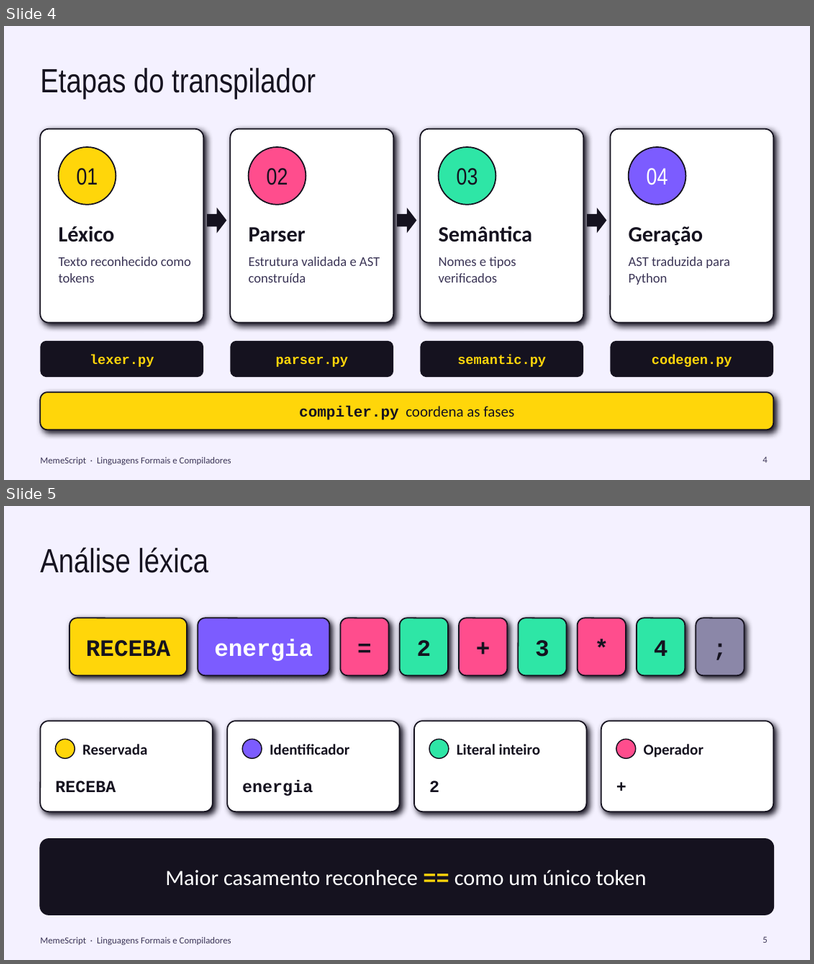
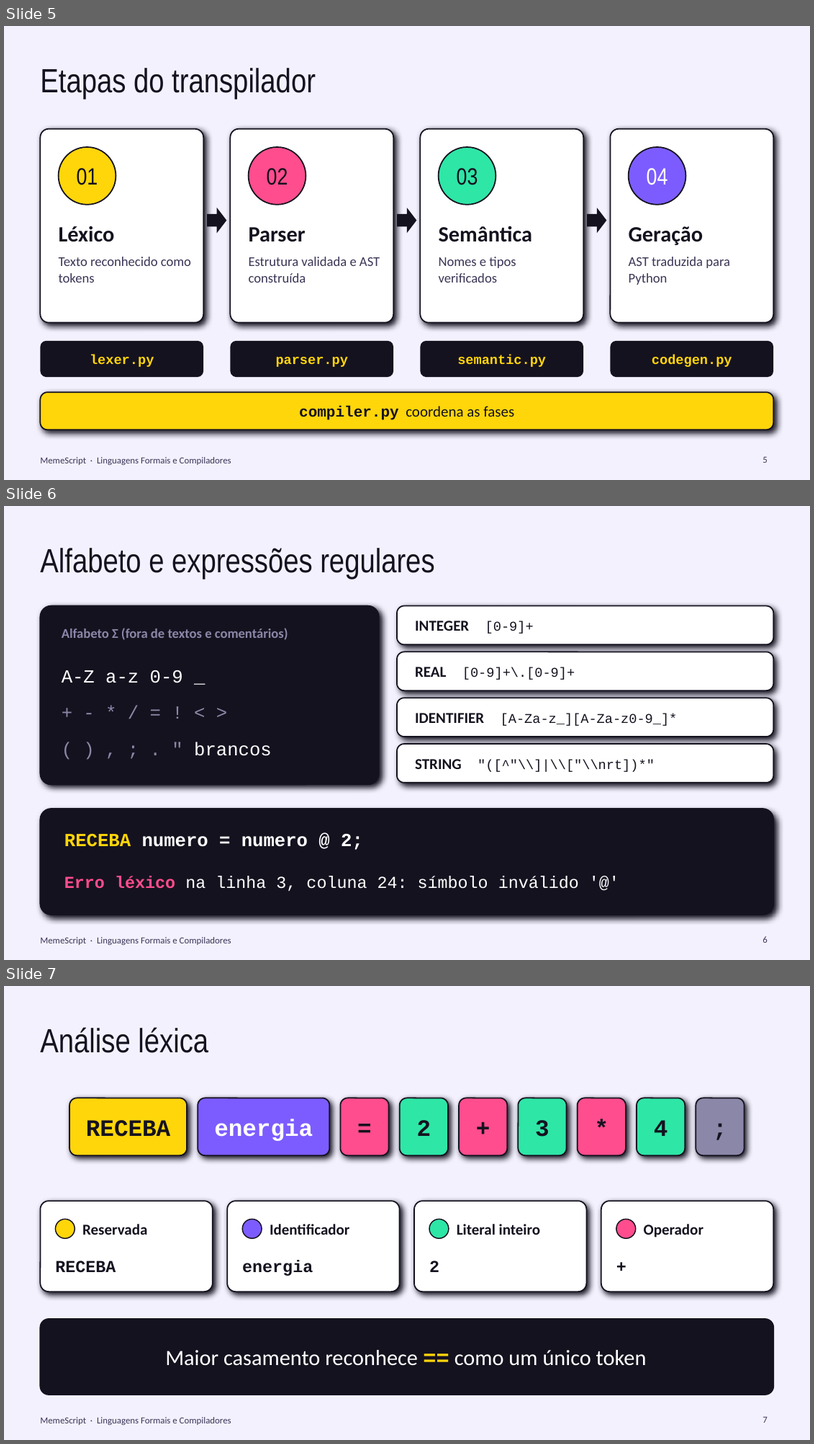
Before and after one commit to frosipedro/MemeScript, a slide deck: docs/apresentacao.pptx. Shown one above the other, each under a label of ours: slides 4 and 5 before the commit, slides 5, 6 and 7 after it. The pictures are 814x964 and 814x1444 pixels, drawn with LibreOffice and Linux fonts; fonts in the diff are those of the drawing. Boxes give left, top, right and bottom in pixels: in the first picture for what was removed or moved away, otherwise in the second. Text is boxed around its words. In the diff, an @@ line names an element or a change of style, - is before the commit and + after.

```diff
--- a/docs/apresentacao.pptx
+++ b/docs/apresentacao.pptx
@@ slide 6 added at box(4, 506, 810, 960), background #F4F1FF; not listed: 1 template element that a slide beside it also shows @@
@@ title added at box(40, 548, 435, 579), 40 pt, text #15121F @@
+Alfabeto e expressões regulares
@@ rounded rectangle added at box(40, 606, 379, 784), fill #15121F, outline #15121F 1.5 pt @@
@@ rounded rectangle added at box(397, 606, 774, 644), fill #FFFFFF, outline #15121F 1.5 pt @@
@@ text added at box(62, 628, 288, 640), 16 pt, text #8B87A8, bold @@
+Alfabeto Σ (fora de textos e comentários)
@@ text added at box(415, 620, 534, 633), 18 pt, text #15121F, bold @@
+INTEGER [0-9]+
@@ rounded rectangle added at box(397, 651, 774, 690), fill #FFFFFF, outline #15121F 1.5 pt @@
@@ text added at box(62, 670, 183, 683), 22 pt, text #FFFFFF @@
+A-Z a-z 0-9 _
@@ text added at box(415, 667, 575, 680), 16 pt, text #15121F @@
+REAL [0-9]+\.[0-9]+
@@ text added at box(62, 697, 358, 727), 22 pt, text #8B87A8 @@
++ - * / = ! < >
@@ rounded rectangle added at box(397, 698, 774, 736), fill #FFFFFF, outline #15121F 1.5 pt @@
@@ text added at box(415, 713, 678, 726), 16 pt, text #15121F @@
+IDENTIFIER [A-Za-z_][A-Za-z0-9_]*
@@ text added at box(194, 741, 272, 756), 22 pt, text #FFFFFF @@
+( ) , ; . " brancos
@@ rounded rectangle added at box(397, 744, 774, 782), fill #FFFFFF, outline #15121F 1.5 pt @@
@@ text added at box(415, 759, 655, 772), 16 pt, text #15121F @@
+STRING "([^"\\]|\\["\\nrt])*"
@@ rounded rectangle added at box(40, 808, 774, 914), fill #15121F, outline #15121F 1.5 pt @@
@@ text added at box(64, 834, 363, 849), 22 pt, text #FFFFFF, bold @@
+RECEBA numero = numero @ 2;
@@ text added at box(64, 875, 579, 890), 20 pt, text #FFFFFF @@
+Erro léxico na linha 3, coluna 24: símbolo inválido '@'
@@ page number added at box(763, 936, 767, 942), 11 pt, text #3B3556 @@
+6
@@ what was slide 4 is now slide 5 @@
@@ page number at box(763, 456, 767, 462): text changed @@
-4
+5
@@ what was slide 5 is now slide 7 @@
@@ page number at box(763, 1416, 767, 1422): text changed @@
-5
+7
```
Also in this commit, not shown: 2 slides changed, 1 other slide added.
